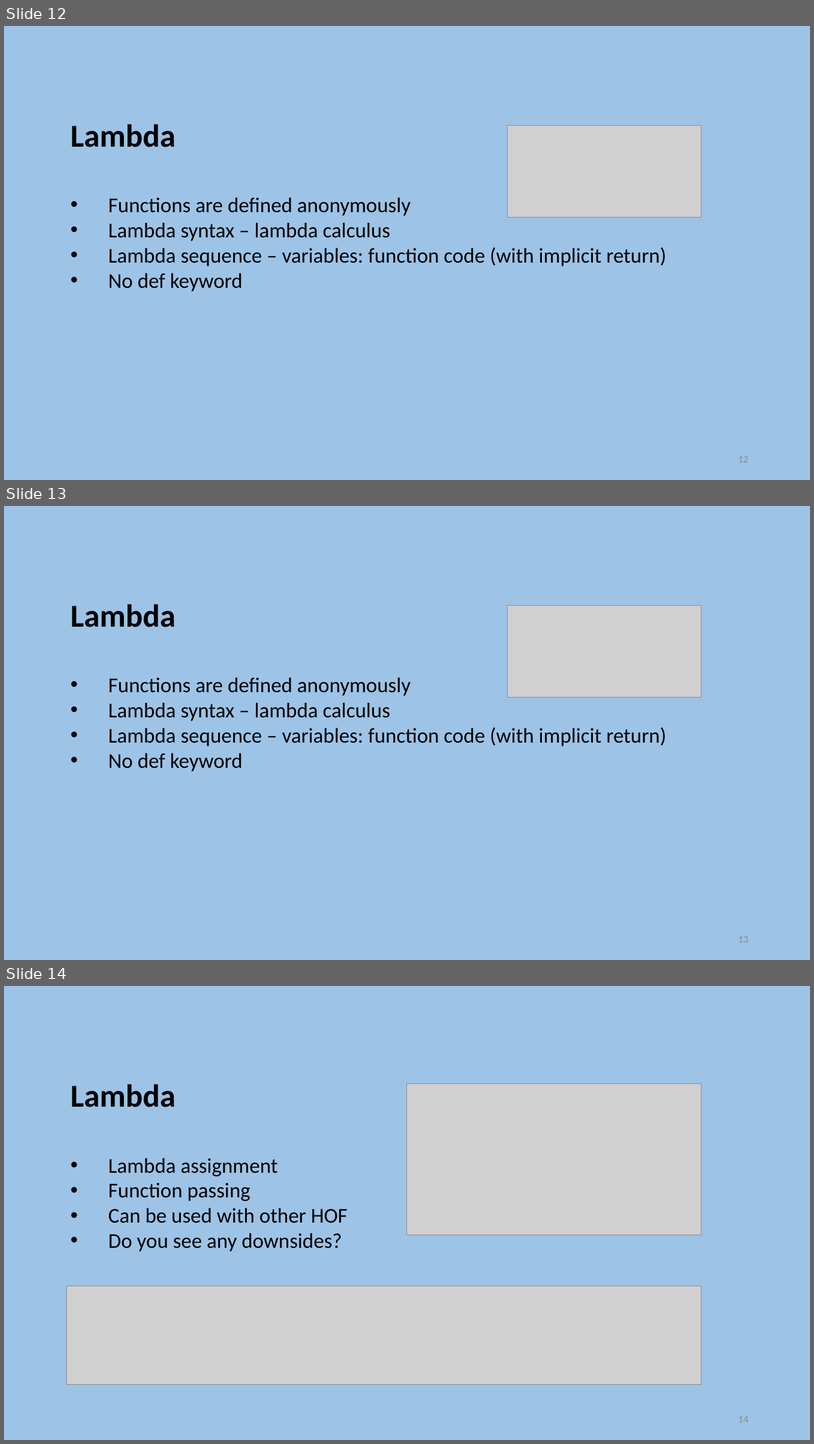
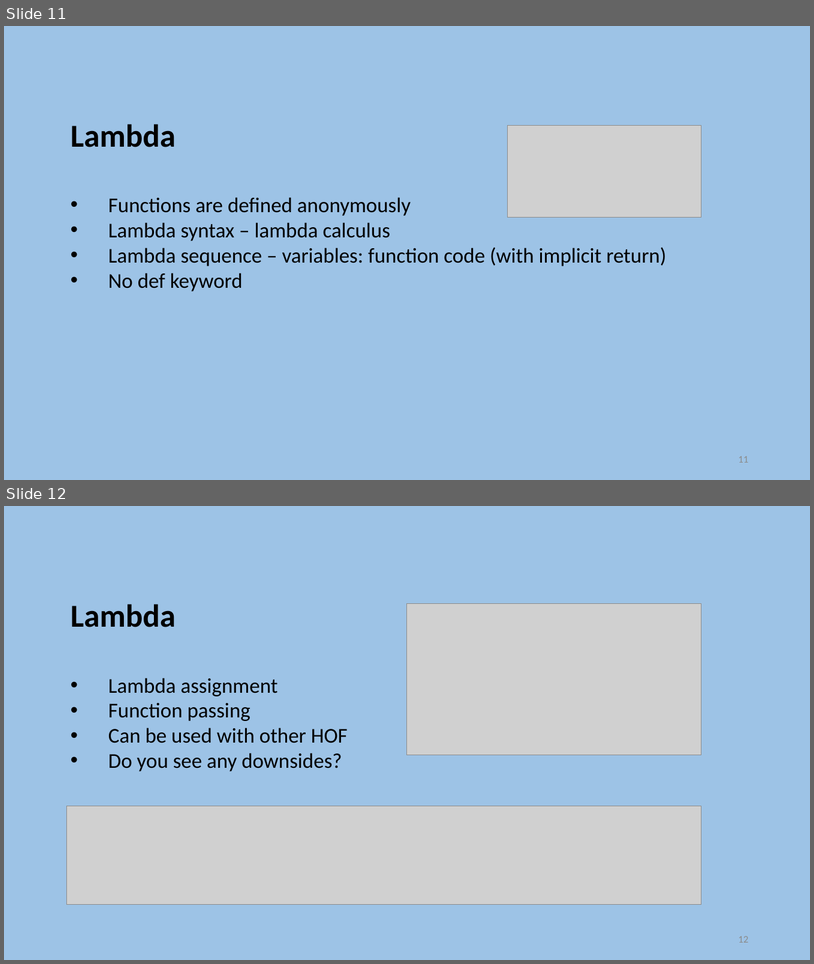
Before and after one commit to szetko/course-materials, a slide deck: Programming 4/Week 12/S1. Functional Programming with Python I.pptx. Shown one above the other, each under a label of ours: slides 12, 13 and 14 before the commit, slides 11 and 12 after it. The pictures are 814x1444 and 814x964 pixels, drawn with LibreOffice and Linux fonts; fonts in the diff are those of the drawing; grey boxes stand for pictures. Boxes give left, top, right and bottom in pixels: in the first picture for what was removed or moved away, otherwise in the second. Text is boxed around its words. In the diff, an @@ line names an element or a change of style, - is before the commit and + after.

```diff
--- a/Programming 4/Week 12/S1. Functional Programming with Python I.pptx
+++ b/Programming 4/Week 12/S1. Functional Programming with Python I.pptx
@@ slide 13 removed at <box>4,506,810,960</box>, background #9DC3E6 @@
@@ text removed at <box>71,604,666,771</box> @@
-Lambda
-    • Functions are defined anonymously
-    • Lambda syntax – lambda calculus
-    • Lambda sequence – variables: function code (with implicit return)
-    • No def keyword
@@ picture removed at <box>508,606,702,697</box> @@
@@ page number removed at <box>738,936,749,942</box> @@
-13
@@ what was slide 12 is now slide 11 @@
@@ page number at <box>738,456,749,462</box>: text changed @@
-12
+11
@@ what was slide 14 is now slide 12 @@
@@ page number at <box>738,936,749,942</box>: text changed @@
-14
+12
```
Also in this commit, not shown: 1 other slide removed.
